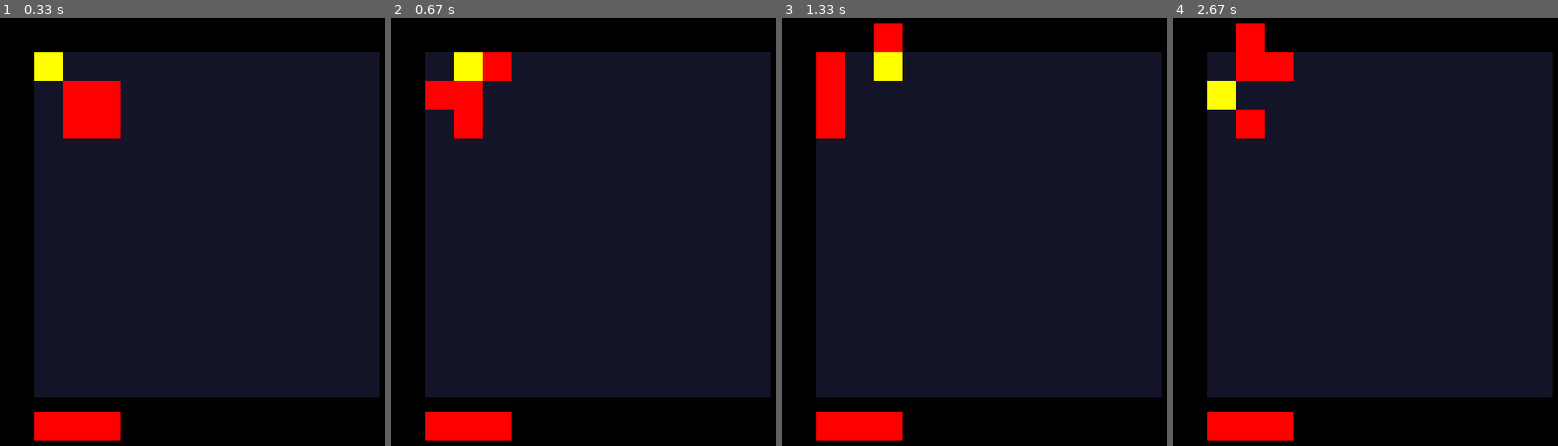
Above: before the commit, frames 1-4 (left to right).
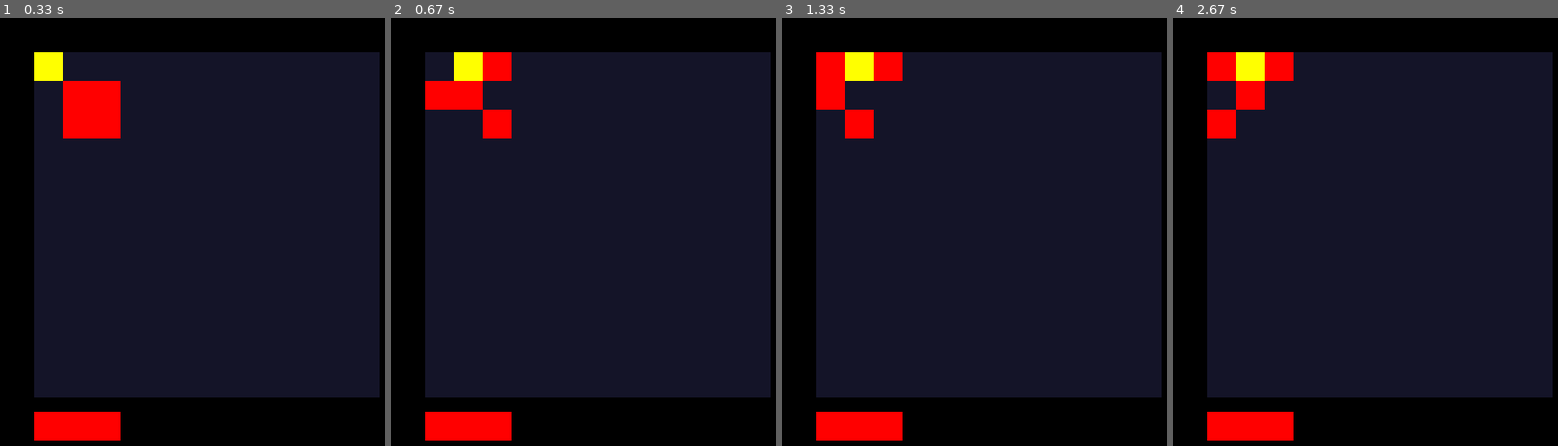
Above: after the commit, the same moments.

Repository: windingtheropes/dungeon-game
Game: pygame game, started from game.py
The game is run twice, just before and just after one commit, with the same random seed, the same clock (stepped at 60 frames per second) and the same inputs.
Inputs:
- Up to frame 1 (0.33 s): no input
- Up to frame 2 (0.67 s): hold Right from 0.33 s (still down)
- Up to frame 3 (1.33 s): release Right at 0.8 s; hold Up 0.83-1.13 s; hold Right from 1.17 s (still down)
- Up to frame 4 (2.67 s): release Right at 1.63 s; hold Left 1.67-2.2 s; hold Down 2.23-2.53 s; hold Left from 2.57 s (still down)

Frame 1 is identical in both runs. In frame 2, 1.0% of the frame differs, in the area x 16-32%, y 21-29%; in frame 3, 2.5%; in frame 4, 3.5%, in the area x 8-24%, y 1-29%.

Commit message:
fix legal move check usage, improve pathfinder enemy ai

Diff:
--- a/game.py
+++ b/game.py
@@ -151,8 +151,8 @@
             else:
                 prop_pos = self.relative_position + Vec2(0,-1*self.dim.y)
         # gets stuck here
-        # if(self.floor.is_legal_move(self, prop_pos)):
-        self.relative_position = prop_pos
+        if(self.floor.is_legal_move(self, (prop_pos-self.relative_position))):
+            self.relative_position = prop_pos
     def _render(self):
         self.floor: EntityFloor
         diff = self.relative_position + (-1*(self.floor.player.relative_position))
@@ -300,12 +300,12 @@
                continue
         return None
     # check if a move is legal for any solid entity
-    def is_legal_move(self, entity: Entity, dir: Vec2):
+    def is_legal_move(self, entity: Entity, dir:Vec2):
         # position is in the top left of every entity, so subtract 1 from the amount of times h or w of entity goes into h or w of floor
         max_x = (((self.dim.x)-entity.dim.x)/entity.dim.x)*entity.dim.x
         max_y = (((self.dim.y)-entity.dim.y)/entity.dim.y)*entity.dim.y
         prop_pos = entity.relative_position + dir
-
+        # dir = prop_pos - entity.relative_position
         # if a collision is expected on this next move, with a solid entity, treat it as such **** TODO ** and don't allow the move
         collision: Entity = self.calc_collision(entity, prop_pos)
         if(collision and collision.entity.solid == True):
